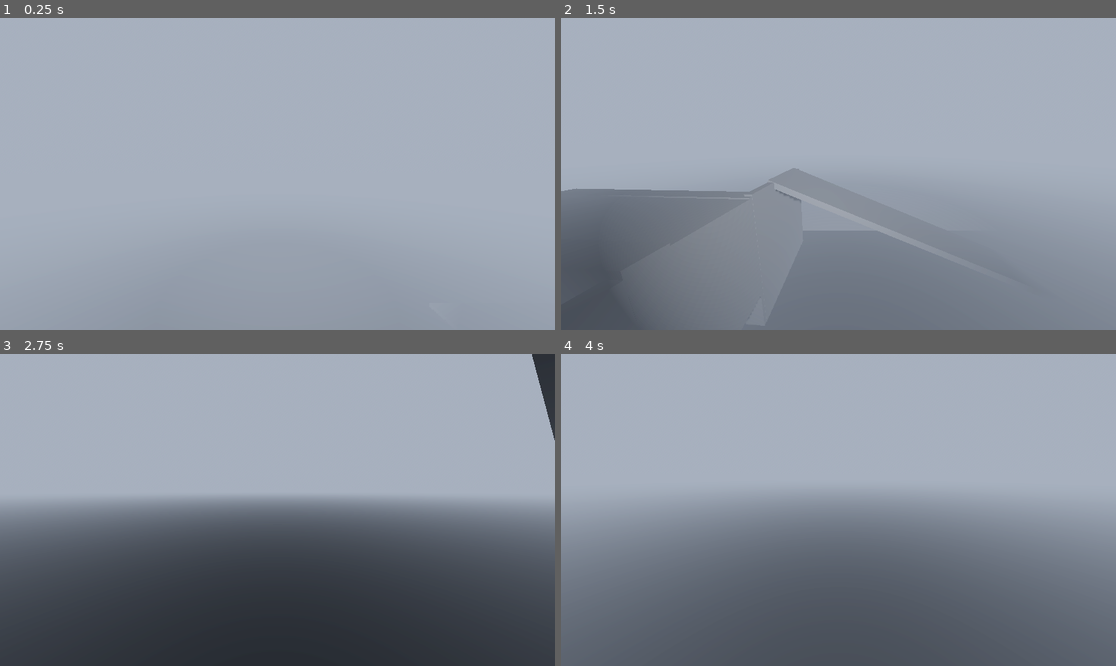
Above: before the commit, frames 1-4 (two rows, left to right).
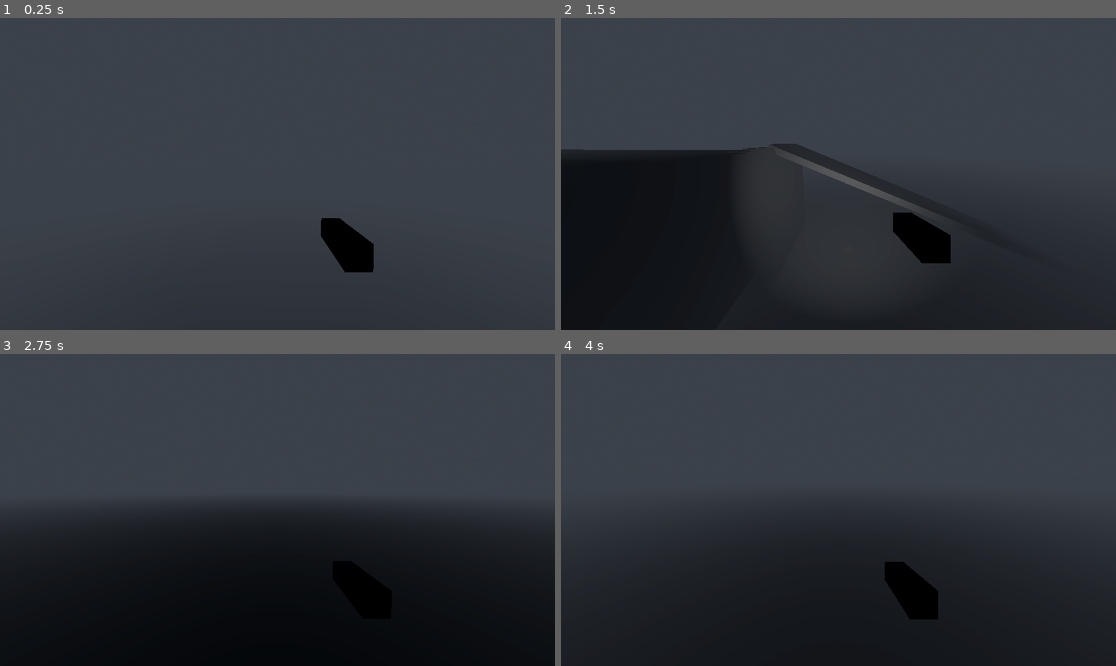
Above: after the commit, the same moments.

Repository: boiiiiiiiii12355/fps_template
Game: Godot game, scene res://tscns/level.tscn
Same seed, same stepped clock (60 frames per second), same inputs: the game is played once before the commit and once after it. The engine's default icon, where the game draws it, is replaced by a stand-in: a white triangle on a blue panel in a dark square.
Inputs (mouse positions are in pixels of both pictures, inside the frame that each line leads up to):
- Up to frame 1 (0.25 s): no input
- Up to frame 2 (1.5 s): move the mouse to (960, 158) at 0.52 s; press the mouse at (960, 158) at 0.53 s; hold D (move_right) 0.53-1.28 s; tap Space (jump) at 0.77 s; move the mouse to (810, 174) at 1.27 s; release the mouse at (810, 174) at 1.28 s; hold W (move_forward) from 1.28 s (still down); tap Ctrl (crouch) at 1.35 s
- Up to frame 3 (2.75 s): keep holding W (move_forward); tap Space (jump) at 1.52 s; move the mouse to (288, 503) at 2.02 s; tap F (flashlight_toggle) at 2.1 s
- Up to frame 4 (4 s): keep holding W (move_forward); move the mouse to (832, 516) at 2.77 s; click (832, 516) at 2.85 s; tap Space (jump) at 3.02, 3.77 s; tap Enter at 3.5 s; move the mouse to (877, 513) at 3.52 s; tap Ctrl (crouch) at 3.6 s

The runs differ from the first frame. In frame 1, 100% of the frame differs, in the area x 0-100%, y 0-100%; in frame 2, 100%; in frame 3, 99%; in frame 4, 100%.

Commit message:
Update player.gd, player_vars.tres, level.tscn, and 1 more file

Diff:
--- a/Scripts/playerMovementScripts/player.gd
+++ b/Scripts/playerMovementScripts/player.gd
@@ -8,8 +8,7 @@
 @onready var coyoteTimer = $CoyoteTime
 @export var view : Camera3D
 @export var camera_dist = 0
-
-
+var default_camera_pos
 
 var height = 2 #the model is 2 meter tall
 
@@ -17,19 +16,17 @@
 func _ready():
 	mySkin.set_sorting_offset(1)
 	#get_viewport().get_camera_3d()
+	default_camera_pos = view.transform.origin
 	camera = get_node(stats.camPath)
 	print(stats.vel)
 
 	stats.on_floor = false
 	spring.add_excluded_object(self.get_rid())
 
-
 func _process(delta):
 	camera_dist = clamp(4+(sqrt(stats.vel.length())/1.5),8, 100)
-
 	view.fov = clamp(70+sqrt(stats.vel.length()*7),90, 180)
 	spring.spring_length = 0
-
 	if Input.get_mouse_mode() == Input.MOUSE_MODE_CAPTURED:
 		InputKeys()
 
@@ -44,7 +41,6 @@
 	move_and_slide_own()
 	stats.vel = velocity
 
-
 	if stats.wasOnFloor && !stats.on_floor:
 		print("start timer")
 		coyoteTimer.start()
@@ -56,8 +52,19 @@
 			stats.shouldJump = false
 			#print("timer stopped")
 			pass
+	headbob_time += delta * stats.vel.length() * float(stats.on_floor)
+	view.transform.origin = camera_bob(headbob_time) + default_camera_pos
 
 
+var headbob_time = 0
+var headbob_frequency = 2
+var headbob_amplitude = 0.04
+
+func camera_bob(headbob_time):
+	var headbob_position = Vector3.ZERO
+	headbob_position.y = sin(headbob_time * headbob_frequency) * headbob_amplitude
+	headbob_position.x = cos(headbob_time * headbob_frequency / 2) * headbob_amplitude
+	return headbob_position
 
 func clearCoyote():
 	coyoteTimer.stop()
--- a/Scripts/playerMovementScripts/player_vars.tres
+++ b/Scripts/playerMovementScripts/player_vars.tres
@@ -8,9 +8,9 @@
 ply_airaccelerate = 7
 ply_maxacceleration = 3
 ply_friction = 2
-ply_gravity = 30
+ply_gravity = 40
 ply_jumpheight = 2
 ply_stepsize = 5
-ply_maxspeed = 8
+ply_maxspeed = 7
 ply_crouchspeed = 5
 camPath = NodePath("TwistPivot")
--- a/tscns/level.tscn
+++ b/tscns/level.tscn
@@ -17,14 +17,13 @@
 tonemap_mode = 2
 glow_enabled = true
 fog_enabled = true
+fog_light_energy = 0.14
 fog_sun_scatter = 0.48
 fog_density = 0.0684
-volumetric_fog_emission_energy = 15.95
-volumetric_fog_gi_inject = 0.56
-volumetric_fog_anisotropy = 0.0
-volumetric_fog_length = 171.92
-volumetric_fog_detail_spread = 0.7071069
-volumetric_fog_ambient_inject = 0.37
+volumetric_fog_enabled = true
+volumetric_fog_length = 146.58
+volumetric_fog_detail_spread = 0.6155722
+volumetric_fog_ambient_inject = 0.05
 
 [sub_resource type="BoxMesh" id="BoxMesh_k83rx"]
 size = Vector3(2000, 0.5, 2000)
--- a/tscns/player.tscn
+++ b/tscns/player.tscn
@@ -26,9 +26,9 @@
 [node name="player" type="CharacterBody3D" node_paths=PackedStringArray("spring", "view", "flashlight")]
 script = ExtResource("1_a7j60")
 spring = NodePath("TwistPivot/PitchPivot")
-view = NodePath("TwistPivot/PitchPivot/view")
+view = NodePath("TwistPivot/view")
 stats = ExtResource("2_graem")
-flashlight = NodePath("TwistPivot/player_flashlight")
+flashlight = NodePath("TwistPivot/CSGBox3D/player_flashlight")
 
 [node name="MeshInstance3D" type="MeshInstance3D" parent="."]
 transform = Transform3D(1, 0, 0, 0, 1, 0, 0, 0, 1, 0, 1, 0)
@@ -42,20 +42,24 @@
 [node name="TwistPivot" type="Node3D" parent="."]
 transform = Transform3D(1, 0, 0, 0, 1, 0, 0, 0, 1, 0, 1, 0)
 
-[node name="player_flashlight" type="SpotLight3D" parent="TwistPivot"]
-transform = Transform3D(1, 0, 0, 0, 1, 0, 0, 0, 1, 0, 0.108115315, 0)
-shadow_enabled = true
-distance_fade_enabled = true
-spot_range = 179.1791
-spot_angle = 60.24044
-
 [node name="PitchPivot" type="SpringArm3D" parent="TwistPivot"]
 spring_length = 8.0
-margin = 0.5
+margin = 0.0
 
-[node name="view" type="Camera3D" parent="TwistPivot/PitchPivot"]
-transform = Transform3D(1, 0, 0, 0, 0.999828, 0.018551618, 0, -0.018551618, 0.999828, 0, 0.58971167, -0.08103269)
-fov = 53.898613
+[node name="CSGBox3D" type="CSGBox3D" parent="TwistPivot"]
+transform = Transform3D(1, 0, 0, 0, 1, 0, 0, 0, 1, 0.32810095, -0.077456, -0.77471447)
+size = Vector3(0.1, 0.1, 0.3)
+
+[node name="player_flashlight" type="SpotLight3D" parent="TwistPivot/CSGBox3D"]
+transform = Transform3D(1, 0, 0, 0, 1, 0, 0, 0, 1, 0.040566623, -0.019805789, -0.19729853)
+distance_fade_enabled = true
+distance_fade_begin = 750.53
+spot_range = 179.1791
+spot_angle = 49.97
+
+[node name="view" type="Camera3D" parent="TwistPivot"]
+transform = Transform3D(1, 0, 0, 0, 0.999828, 0.018551618, 0, -0.018551618, 0.999828, 0, 0.22920871, -0.08103269)
+fov = 70.0
 
 [node name="activityMachine" type="Node" parent="."]
 script = ExtResource("4_oxk7l")
